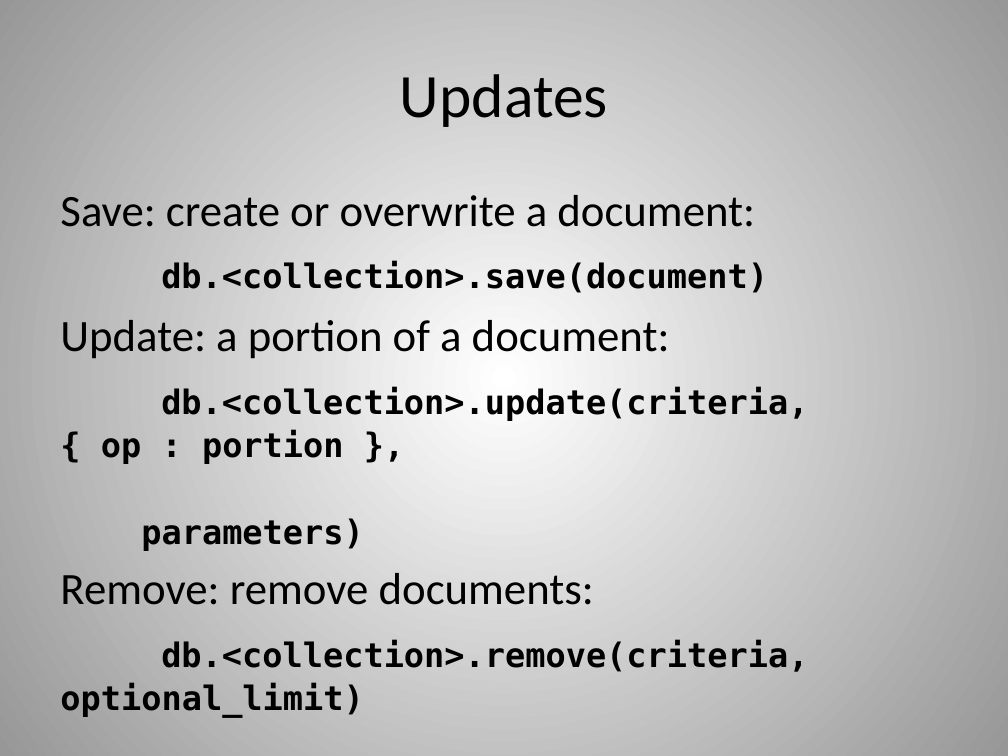
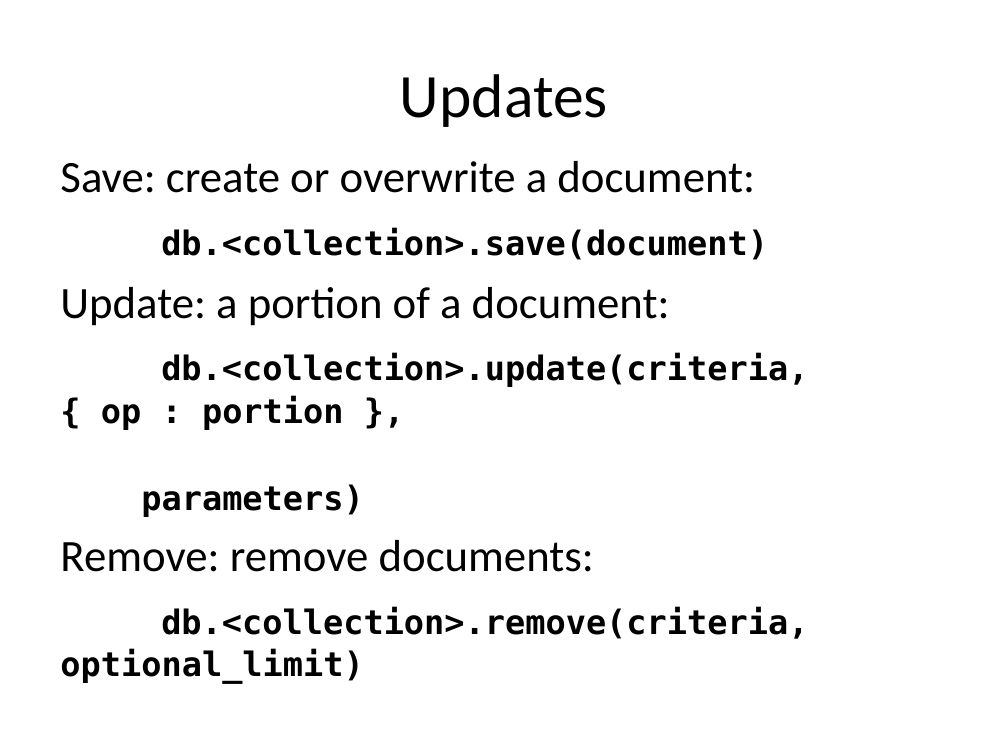
Before and after one commit to dvanvali/mongoDbPresentation, a slide deck: slide 24 of MongoDB.pptx. Drawn at 1008x756 pixels with LibreOffice and Linux fonts; fonts in the diff are those of the drawing; background and template pictures are left out. Boxes give left, top, right and bottom in pixels: in the first picture for what was removed or moved away, otherwise in the second. Text is boxed around its words. In the diff, an @@ line names an element or a change of style, - is before the commit and + after.

Commit message:
new background and update to 2 slides

```diff
--- a/MongoDB.pptx
+++ b/MongoDB.pptx
@@ background gradient #FFFFFF to #979797 to picture (left out) @@
@@ text "Save: create or overwrite a ...": place and size @@
-text "Save: create or overwrite a ..." at <box>60,195,808,672</box>
+text "Save: create or overwrite a ..." at <box>60,161,808,639</box>
```
Also in this commit, not shown: 37 other slides changed, 1 slide removed, 1 other file.
